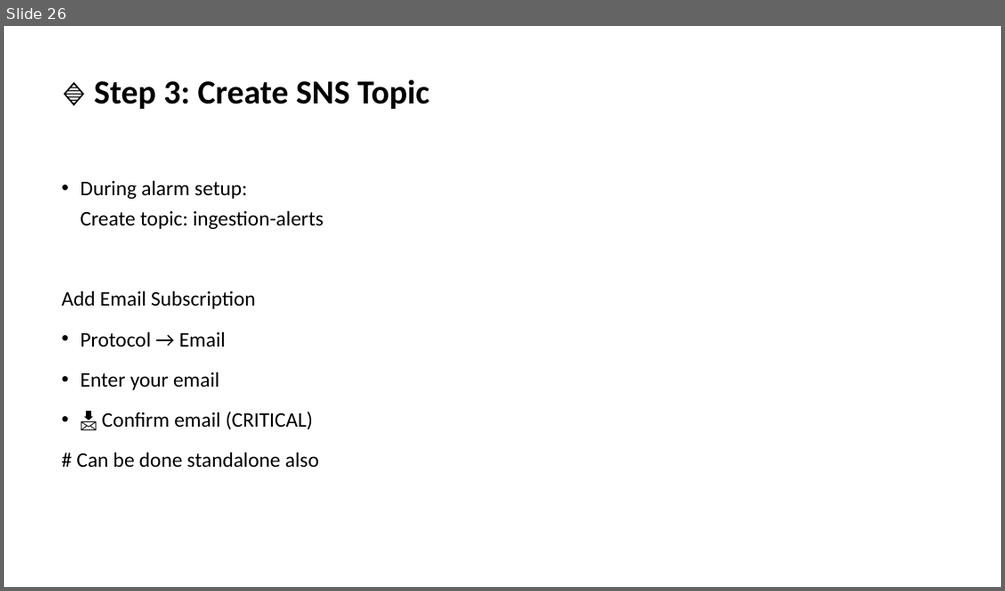
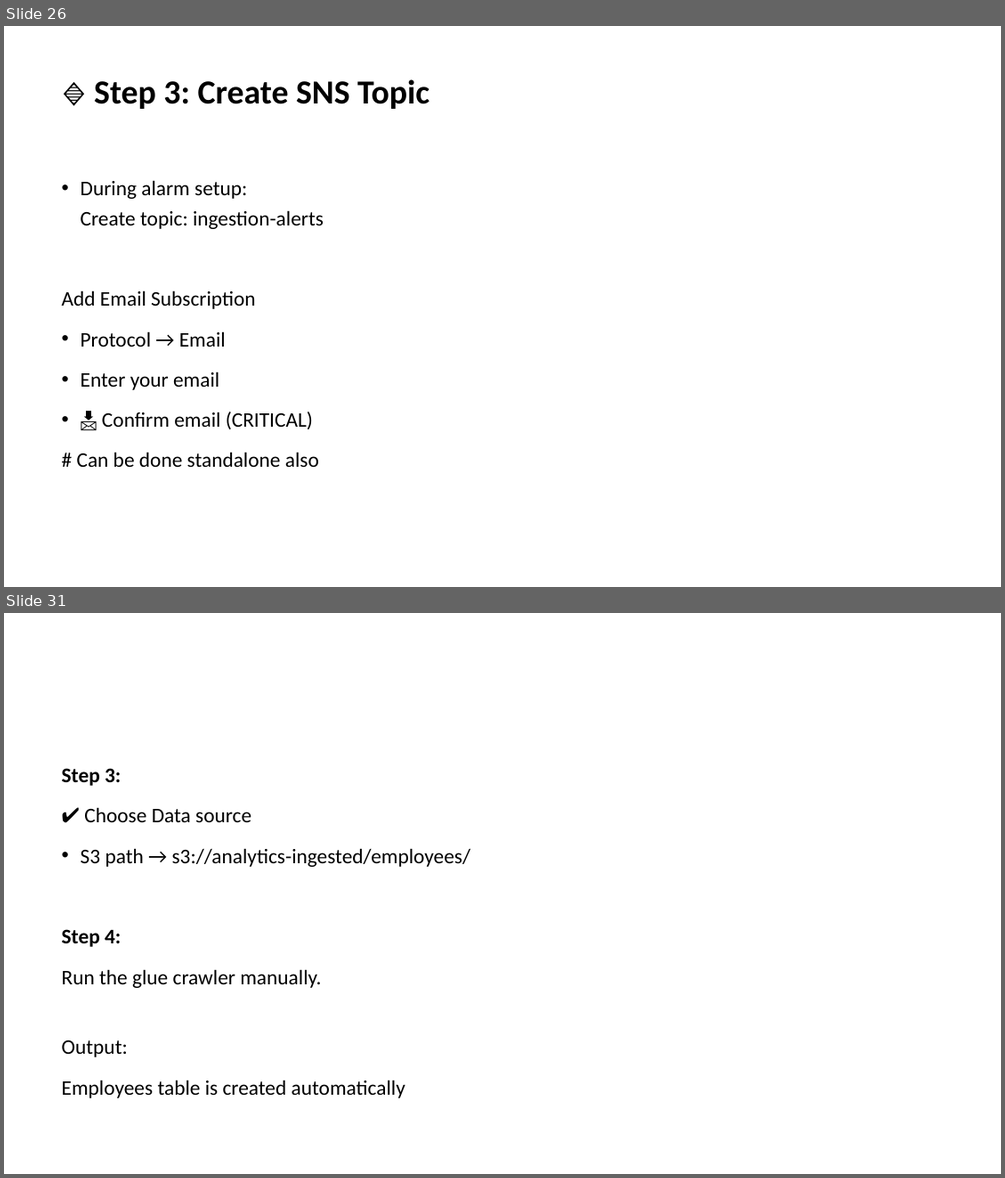
Before and after one commit to sabyasachisome/data_engineering_workshop, a slide deck: data_engineering_workshop.pptx. Shown one above the other, each under a label of ours: slide 26 before the commit, slides 26 and 31 after it; the slides between them are not shown. The pictures are 1005x591 and 1005x1178 pixels, drawn with LibreOffice and Linux fonts; fonts in the diff are those of the drawing. Boxes give left, top, right and bottom in pixels: in the first picture for what was removed or moved away, otherwise in the second. Text is boxed around its words. In the diff, an @@ line names an element or a change of style, - is before the commit and + after.

```diff
--- a/data_engineering_workshop.pptx
+++ b/data_engineering_workshop.pptx
@@ slide 31 added at bbox=[4, 613, 1001, 1174], background #FFFFFF @@
@@ text added at bbox=[62, 768, 471, 1098], 20 pt, text #000000 @@
+Step 3:
+✔ Choose Data source
+• S3 path → s3://analytics-ingested/employees/
+Step 4:
+Run the glue crawler manually.
+Output:
+Employees table is created automatically
```
Also in this commit, not shown: 11 other slides added.
